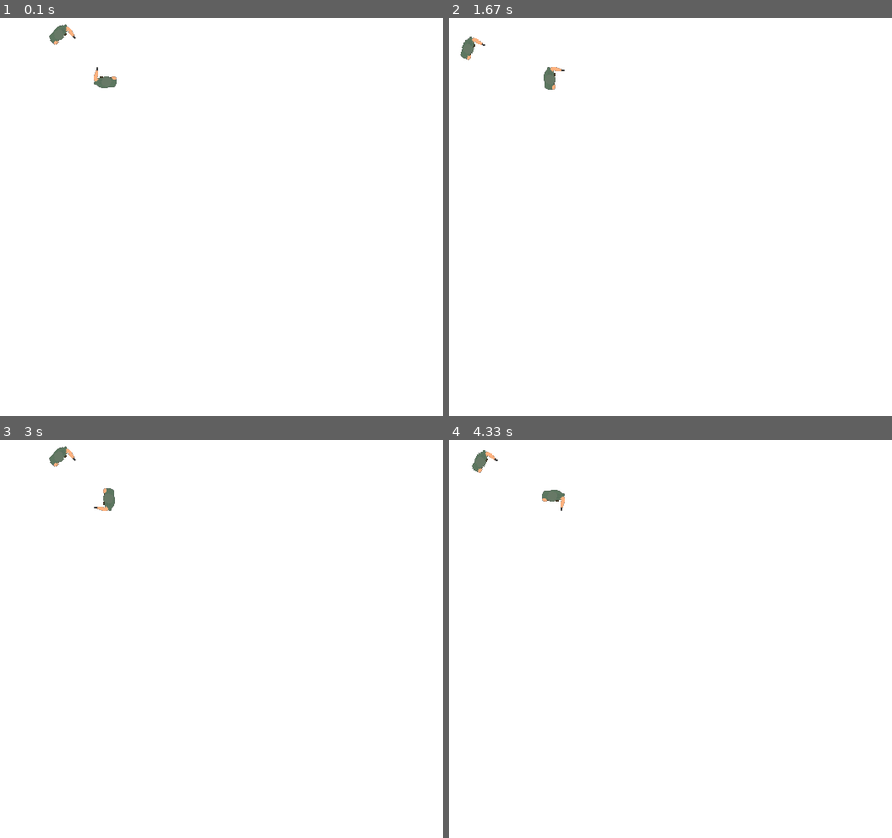
Above: before the commit, frames 1-4 (two rows, left to right).
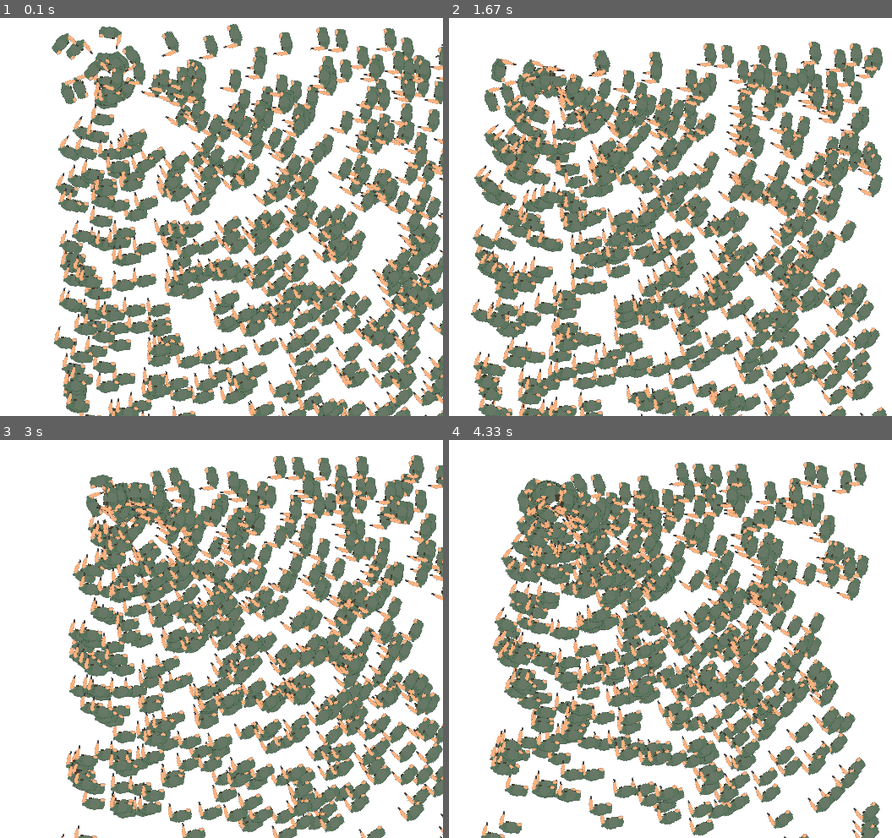
Above: after the commit, the same moments.

Repository: openmarmot/twe
Game: pygame game, started from code/twe.py
Two runs of this game, one before a commit and one after it. Both use one fixed random seed, a clock stepped at 60 frames per second and the inputs below.
Inputs (mouse positions are in pixels of both pictures, inside the frame that each line leads up to):
- Up to frame 1 (0.1 s): no input
- Up to frame 2 (1.67 s): hold D 0.33-0.8 s; move the mouse to (528, 109) at 0.37 s; hold W 0.83-1.13 s; hold D 1.17-1.63 s
- Up to frame 3 (3 s): hold A 1.67-2.2 s; hold S 2.23-2.53 s; hold A 2.57-2.97 s
- Up to frame 4 (4.33 s): hold W 3-3.37 s; hold D 3.4-4.03 s; hold S from 4.07 s (still down)

The runs differ from the first frame. In frame 1, 44% of the frame differs, in the area x 11-100%, y 1-100%; in frame 2, 46%, in the area x 2-99%, y 4-100%; in frame 3, 45%; in frame 4, 43%.

Commit message:
2d math updates

Diff:
--- a/change_log.txt
+++ b/change_log.txt
@@ -5,6 +5,8 @@
 - added in simple movement for the player
 - confirmed that ai zombie rotation code seems to work great
 - confirmed that world coord to screen coord translation seems to work great
+- added in 'move to target' math
+- tested engine with 500 'bob' zombies - everything was still fast
 -----------------------------------------------------
 September 06 2020
 
--- a/code/ai/ai_zombie.py
+++ b/code/ai/ai_zombie.py
@@ -23,11 +23,14 @@
 class AIZombie(AIBase):
     def __init__(self, owner):
         super().__init__(owner)
+        self.owner.speed=20
 
     #---------------------------------------------------------------------------
     def update(self, time_passed):
         ''' overrides base update '''
-        #self.owner.rotation_angle=engine.math_2d.get_rotation(self.owner.world_coords,self.owner.world.player.world_coords)
-        self.owner.rotation_angle=engine.math_2d.get_rotation(self.owner.screen_coords,self.owner.world.player.screen_coords)
+        self.owner.rotation_angle=engine.math_2d.get_rotation(self.owner.world_coords,self.owner.world.player.world_coords)
+        #self.owner.rotation_angle=engine.math_2d.get_rotation(self.owner.screen_coords,self.owner.world.player.screen_coords)
         #print(str(self.rotation_angle))
+
+        self.owner.world_coords=engine.math_2d.moveTowardsTarget(self.owner.speed,self.owner.world_coords,self.owner.world.player.world_coords,time_passed)
     #---------------------------------------------------------------------------
--- a/code/engine/math_2d.py
+++ b/code/engine/math_2d.py
@@ -24,14 +24,36 @@
 #global variables
 
 #------------------------------------------------------------------------------
+def get_vector_length(vec2):
+	return math.sqrt(vec2[0]*vec2[0]+vec2[1]*vec2[1])
+
+#------------------------------------------------------------------------------
 def get_rotation(coords, target_coords):
 	delta_x=coords[0]-target_coords[0]
 	delta_y=coords[1]-target_coords[1]
 	return math.atan2(delta_x,delta_y) *180 / math.pi
 
 #------------------------------------------------------------------------------
-
 def get_distance(coords1, coords2):
 	x=coords1[0]-coords2[0]
 	y=coords1[1]-coords2[1]
 	return math.sqrt(x*x+y*y)
+
+#------------------------------------------------------------------------------
+def get_normalized(vec2):
+	l=math.sqrt(vec2[0]*vec2[0]+vec2[1]*vec2[1])
+	b=[0.,0.]
+	try:
+		b=[vec2[0]/l,vec2[1]/l]
+	except ZeroDivisionError:
+		pass
+	return b
+
+#------------------------------------------------------------------------------
+def moveTowardsTarget(speed,location,destination, time_passed):
+	vec_to_dest=[destination[0]-location[0],destination[1]-location[1]]
+	distance=get_vector_length(vec_to_dest)
+	heading=get_normalized(vec_to_dest)
+	travel_distance=min(distance,time_passed*speed)
+	change=[heading[0]*travel_distance,heading[1]*travel_distance]
+	return [location[0]+change[0],location[1]+change[1]]
--- a/code/twe.py
+++ b/code/twe.py
@@ -10,6 +10,7 @@
 
 
 #import built in modules
+import random
 
 #import custom packages
 
@@ -22,7 +23,7 @@
 
 # module specific variables
 module_version='0.1' #module software version
-module_last_update_date='April 12 2020' #date of last update
+module_last_update_date='Sept 07 2020' #date of last update
 
 #global variables
 
@@ -50,10 +51,15 @@
     player.wo_start()
     world.player=player
 
-    bob=WOMan(world)
-    bob.name='bob'
-    bob.world_coords=[0.,0.]
-    bob.wo_start()
+    # bob generator
+    for x in range(500):
+        bob=WOMan(world)
+        bob.name='bob'
+        bob.world_coords=[float(random.randint(0,500)),float(random.randint(0,500))]
+        bob.speed=float(random.randint(10,40))
+        bob.wo_start()
+
+
 
 #------------------------------------------------------------------------------
 def run():
